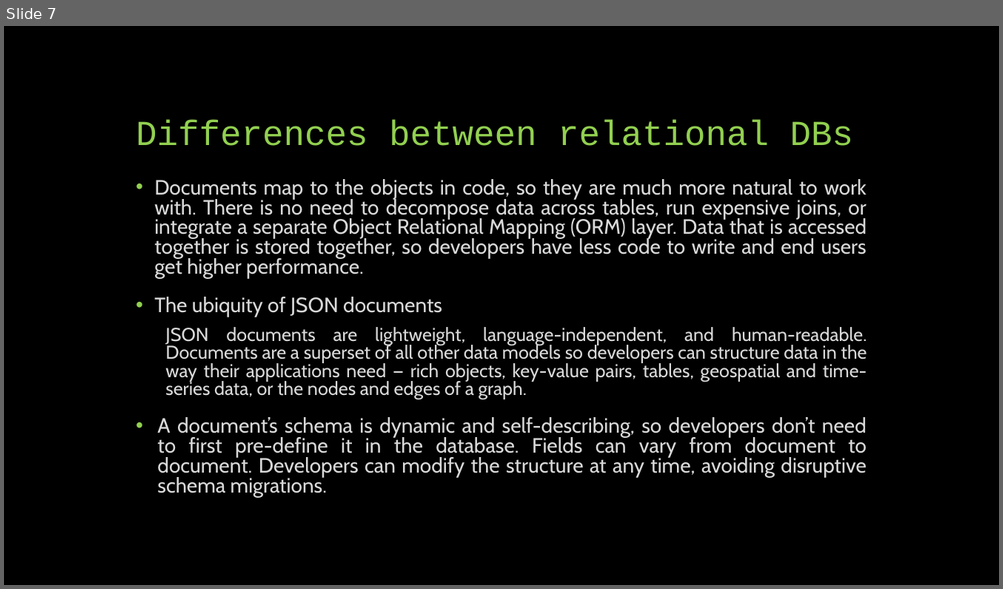
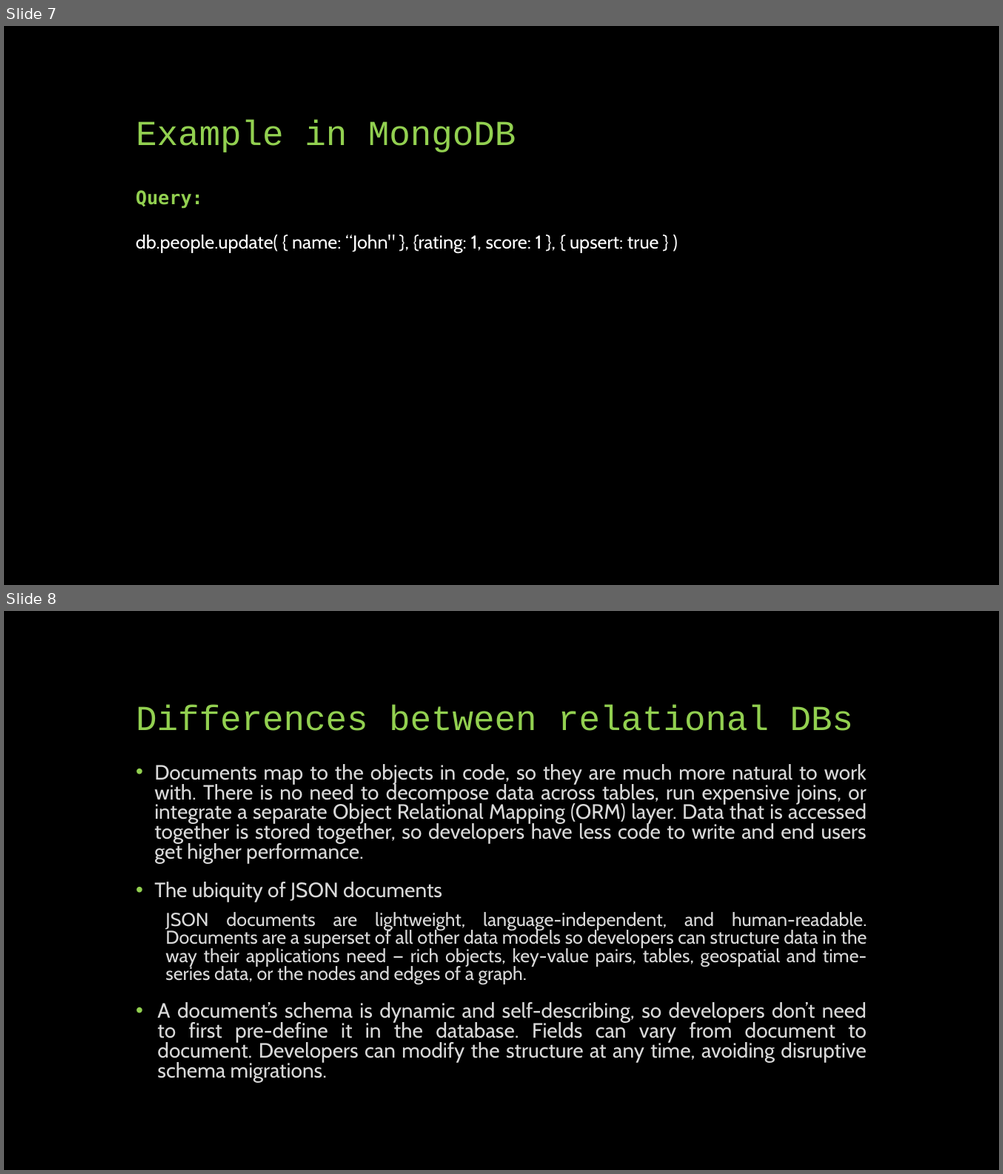
Before and after one commit to MnAppsNet/DominanceQueries, a slide deck: NOSQL - document stores.pptx. Shown one above the other, each under a label of ours: slide 7 before the commit, slides 7 and 8 after it. The pictures are 1003x589 and 1003x1174 pixels, drawn with LibreOffice and Linux fonts; fonts in the diff are those of the drawing. Boxes give left, top, right and bottom in pixels: in the first picture for what was removed or moved away, otherwise in the second. Text is boxed around its words. In the diff, an @@ line names an element or a change of style, - is before the commit and + after.

```diff
--- a/NOSQL - document stores.pptx
+++ b/NOSQL - document stores.pptx
@@ slide 7 added at bbox=[4, 26, 999, 585], background #000000 @@
@@ title added at bbox=[136, 119, 516, 153], 34 pt, text #92D050 @@
+Example in MongoDB
@@ text added at bbox=[136, 190, 659, 254], 18 pt, text #FFFFFF @@
+Query:
+db.people.update( { name: “John" }, {rating: 1, score: 1 }, { upsert: true } )
@@ what was slide 7 is now slide 8 @@
```
Also in this commit, not shown: 4 slides changed.
